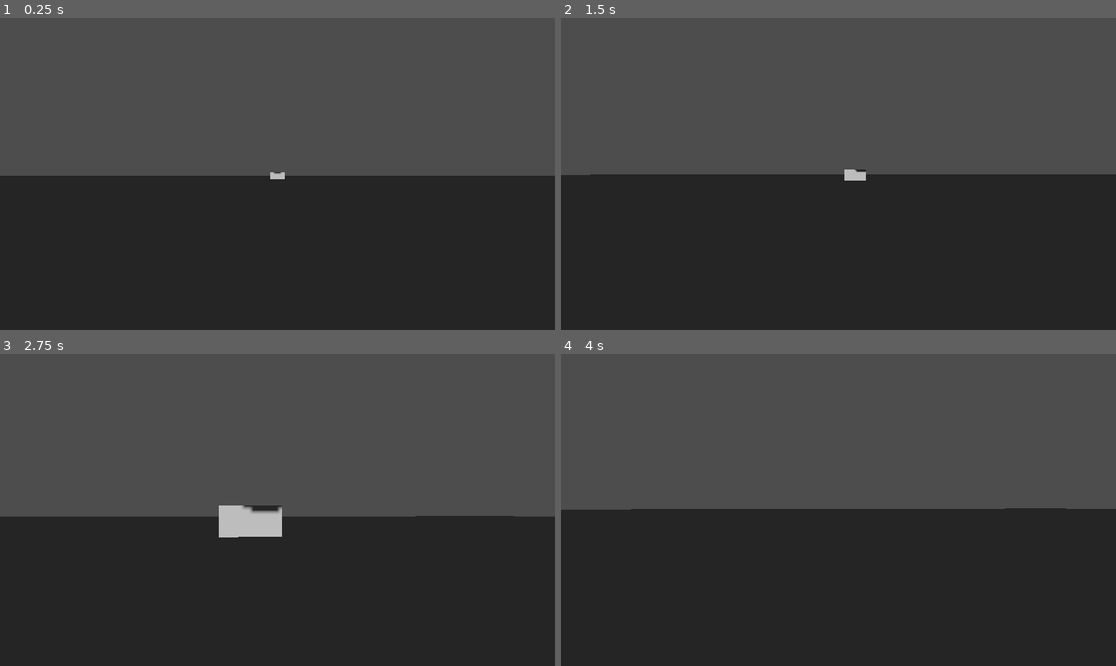
Above: before the commit, frames 1-4 (two rows, left to right).
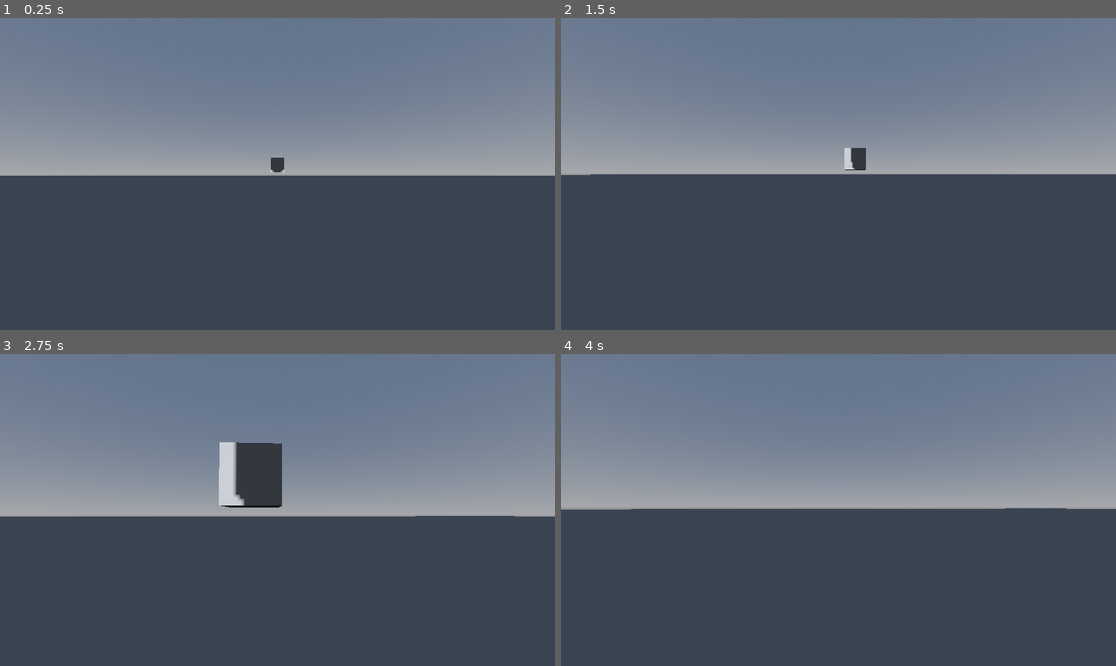
Above: after the commit, the same moments.

Repository: FranciscoAlbiol/nobody-casino-godot
Game: Godot game, scene res://Assets/Scenes/main(testing).tscn
Two runs of this game, one before a commit and one after it. Both use one fixed random seed, a clock stepped at 60 frames per second and the inputs below.
Inputs (mouse positions are in pixels of both pictures, inside the frame that each line leads up to):
- Up to frame 1 (0.25 s): no input
- Up to frame 2 (1.5 s): tap Enter (ui_accept) at 0.5, 0.77 s; move the mouse to (866, 174) at 0.52 s; hold Up (ui_up) from 0.53 s (still down); move the mouse to (810, 174) at 1.27 s
- Up to frame 3 (2.75 s): keep holding Up (ui_up); tap Enter (ui_accept) at 1.52 s; move the mouse to (288, 503) at 2.02 s
- Up to frame 4 (4 s): keep holding Up (ui_up); move the mouse to (832, 516) at 2.77 s; tap Enter (ui_accept) at 3.02, 3.77 s; move the mouse to (877, 513) at 3.52 s

The runs differ from the first frame. In frame 1, 100% of the frame differs, in the area x 0-100%, y 0-100%; in frame 2, 100%; in frame 3, 100%; in frame 4, 100%.

Commit message:
fixed lighting in main scene

Diff:
--- a/Assets/Scenes/main(testing).tscn
+++ b/Assets/Scenes/main(testing).tscn
@@ -6,9 +6,16 @@
 
 [sub_resource type="PlaneMesh" id="PlaneMesh_ssmyu"]
 
-[sub_resource type="Environment" id="Environment_ssmyu"]
+[sub_resource type="BoxMesh" id="BoxMesh_a5065"]
 
-[sub_resource type="BoxMesh" id="BoxMesh_a5065"]
+[sub_resource type="ProceduralSkyMaterial" id="ProceduralSkyMaterial_ssmyu"]
+
+[sub_resource type="Sky" id="Sky_a5065"]
+sky_material = SubResource("ProceduralSkyMaterial_ssmyu")
+
+[sub_resource type="Environment" id="Environment_rg1sq"]
+background_mode = 2
+sky = SubResource("Sky_a5065")
 
 [node name="Main(Testing)" type="Node3D" unique_id=2136796361]
 
@@ -24,13 +31,13 @@
 transform = Transform3D(50, 0, 0, 0, 50, 0, 0, 0, 50, 0, 0, 0)
 mesh = SubResource("PlaneMesh_ssmyu")
 
-[node name="WorldEnvironment" type="WorldEnvironment" parent="." unique_id=1291606099]
-environment = SubResource("Environment_ssmyu")
-
 [node name="DirectionalLight3D" type="DirectionalLight3D" parent="." unique_id=1985279397]
 transform = Transform3D(1, 0, 0, 0, 1, 0, 0, 0, 1, 0, 23, 0)
 shadow_enabled = true
 
 [node name="MeshInstance3D" type="MeshInstance3D" parent="." unique_id=1946014716]
-transform = Transform3D(1, 0, 0, 0, 1, 0, 0, 0, 1, 0, 0, -14.681368)
+transform = Transform3D(1, 0, 0, 0, 1, 0, 0, 0, 1, 0, 1, -14.681)
 mesh = SubResource("BoxMesh_a5065")
+
+[node name="WorldEnvironment" type="WorldEnvironment" parent="." unique_id=1220396770]
+environment = SubResource("Environment_rg1sq")
